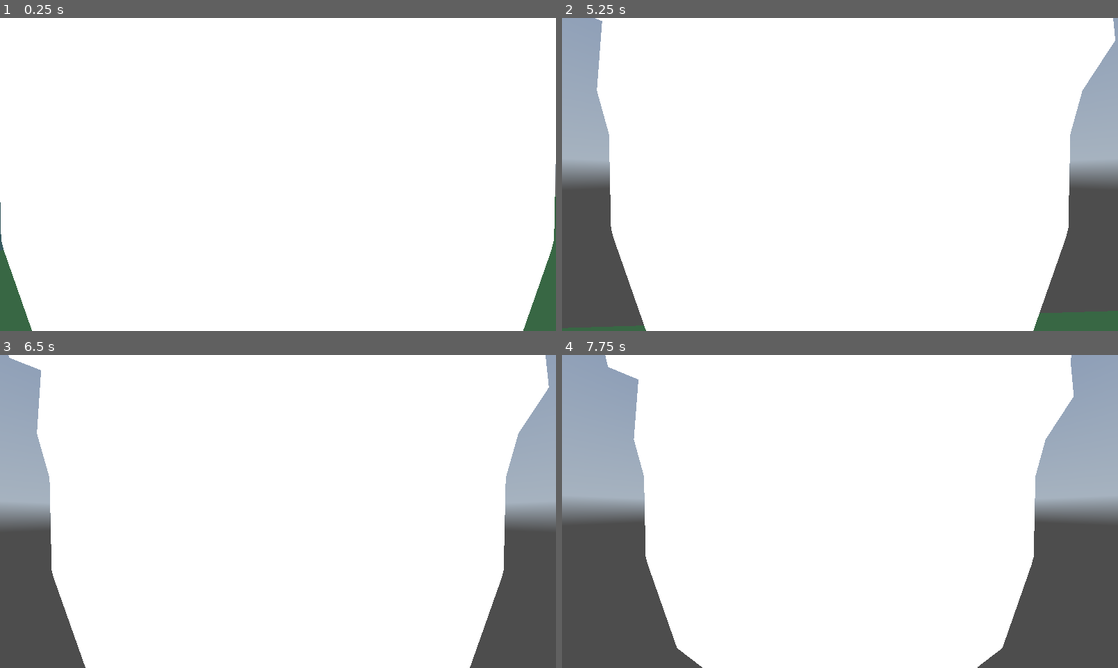
Above: before the commit, frames 1-4 (two rows, left to right).
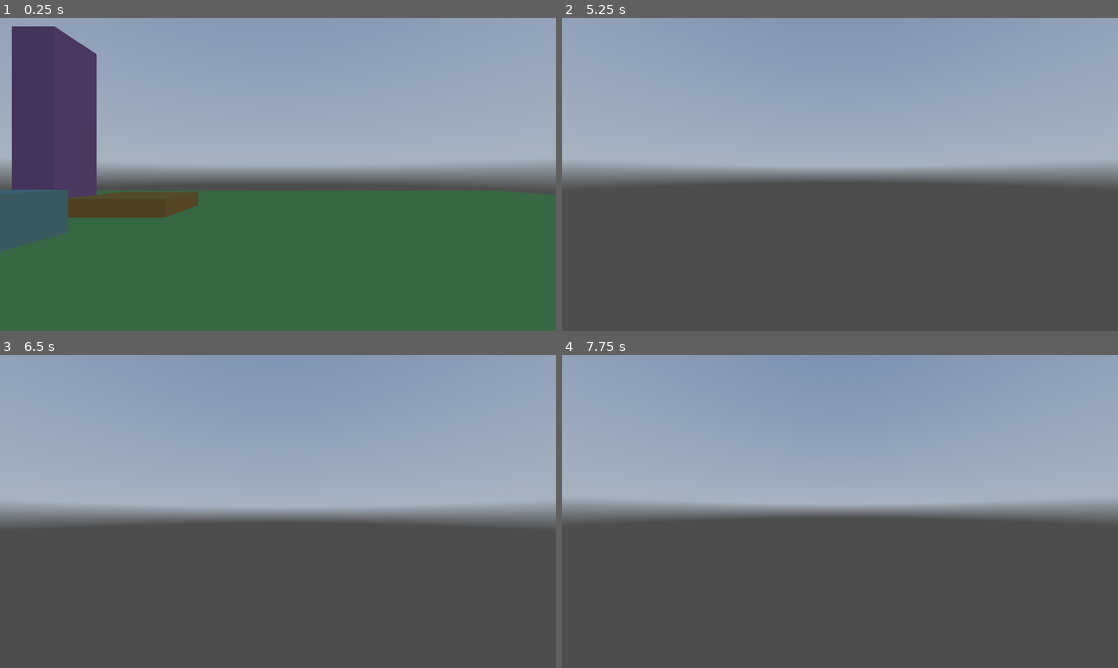
Above: after the commit, the same moments.

Repository: goshag45/Godot-Game
Game: Godot game, scene res://node.tscn
Two runs of this game, one before a commit and one after it. Both use one fixed random seed, a clock stepped at 60 frames per second and the inputs below. The project has no main scene, so this scene is started directly. A sky picture missing from this copy of the repository is replaced by a grey-blue gradient.
Inputs (mouse positions are in pixels of both pictures, inside the frame that each line leads up to):
- Up to frame 1 (0.25 s): no input
- Up to frame 2 (5.25 s): move the mouse to (867, 174) at 0.52 s; hold Shift (sprint) 0.53-1.28 s; hold W (forward) from 0.53 s (still down); tap Space (jump) at 0.77, 1.52, 3.02, 3.77, 4.52 s; move the mouse to (812, 174) at 1.27 s; tap Shift (sprint) at 1.35, 2.85, 4.35 s; move the mouse to (851, 168) at 2.02 s; hold Shift (sprint) 2.03-2.78 s; move the mouse to (834, 180) at 2.77 s; move the mouse to (878, 177) at 3.52 s; hold Shift (sprint) 3.53-4.28 s; move the mouse to (795, 171) at 4.27 s; move the mouse to (845, 174) at 5.02 s; hold Shift (sprint) from 5.03 s (still down)
- Up to frame 3 (6.5 s): move the mouse to (255, 505) at 5.77 s; release W (forward) at 5.78 s; release Shift (sprint) at 5.78 s; hold D (right) from 5.78 s (still down); tap Shift (sprint) at 5.85 s; tap Space (jump) at 6.02 s
- Up to frame 4 (7.75 s): tap Enter at 6.5 s; move the mouse to (867, 511) at 6.52 s; release D (right) at 6.53 s; hold Shift (sprint) 6.53-7.28 s; hold W (forward) from 6.53 s (still down); tap Space (jump) at 6.77, 7.52 s; move the mouse to (812, 511) at 7.27 s; tap Shift (sprint) at 7.35 s

The runs differ from the first frame. In frame 1, 98% of the frame differs, in the area x 0-100%, y 0-100%; in frame 2, 84%; in frame 3, 82%; in frame 4, 70%.

Commit message:
first person player model and camera are now awesome!

Diff:
--- a/player.gd
+++ b/player.gd
@@ -4,7 +4,7 @@
 const WALK_SPEED = 5.0
 const SPRINT_SPEED = 8.0
 const JUMP_VELOCITY = 4.5
-const SENSITIVITY = 0.002
+const SENSITIVITY = 0.0013
 
 #head bob stuff
 const BOB_FREQ = 2.0
@@ -18,18 +18,16 @@
 
 @onready var head = $Head
 @onready var camera = $Head/Camera3D
-@onready var player_model = $Sketchfab_model
+@onready var player = $"."
 
 func _ready():
 	Input.set_mouse_mode(Input.MOUSE_MODE_CAPTURED)
 
 func _unhandled_input(event: InputEvent) -> void:
 	if event is InputEventMouseMotion:
-		head.rotate_y(-event.relative.x * SENSITIVITY)
+		player.rotate_y(-event.relative.x * SENSITIVITY)
 		camera.rotate_x(-event.relative.y * SENSITIVITY)
 		camera.rotation.x = clamp(camera.rotation.x, deg_to_rad(-60), deg_to_rad(90))
-
-		player_model.rotation.z = head.rotation.y - deg_to_rad(180)
 
 func _physics_process(delta: float) -> void:
 	# Add the gravity.
@@ -52,7 +50,7 @@
 	# Get the input direction and handle the movement/deceleration.
 	# As good practice, you should replace UI actions with custom gameplay actions.
 	var input_dir = Input.get_vector("left", "right", "forward", "back")
-	var direction = (head.transform.basis * Vector3(input_dir.x, 0, input_dir.y)).normalized()
+	var direction = -(player.transform.basis * Vector3(input_dir.x, 0, input_dir.y)).normalized()
 	if is_on_floor():
 		if direction:
 			velocity.x = direction.x * speed
--- a/player.tscn
+++ b/player.tscn
@@ -13,6 +13,6 @@
 shape = SubResource("CapsuleShape3D_6smwl")
 
 [node name="Head" type="Node3D" parent="." index="2"]
-transform = Transform3D(-1, 0, -8.74228e-08, 0, 1, 0, 8.74228e-08, 0, -1, 0, 1.75, 0)
+transform = Transform3D(-1, 0, -8.74228e-08, 0, 1, 0, 8.74228e-08, 0, -1, 0, 1.77621, 0.121614)
 
 [node name="Camera3D" type="Camera3D" parent="Head" index="0"]
